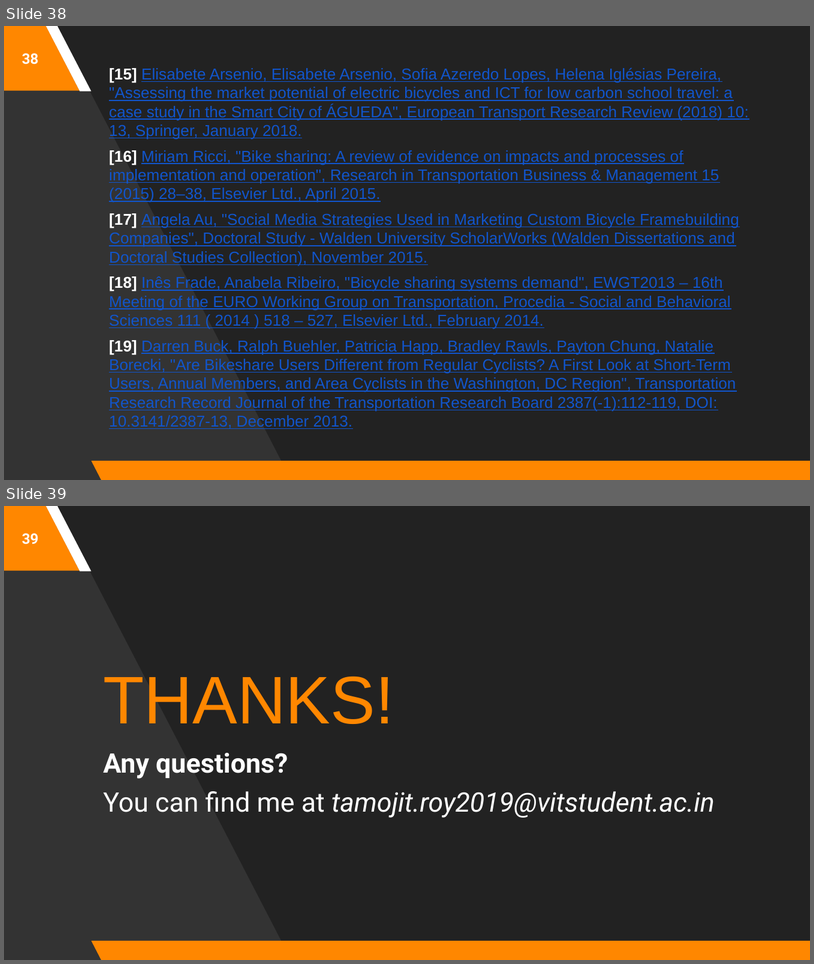
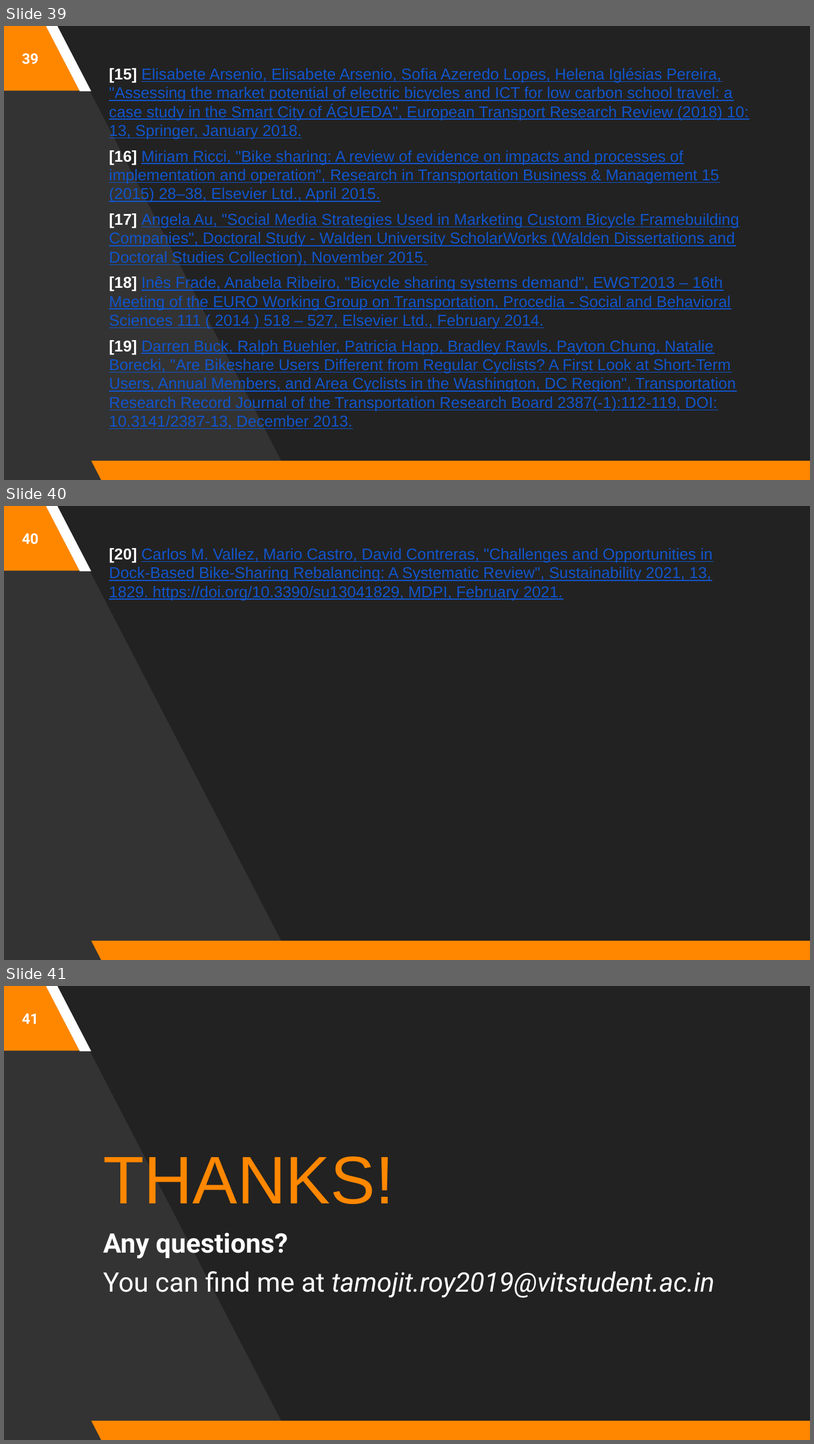
Before and after one commit to astrodestroyergithub/Divvy-Bike-Share, a slide deck: PPTS/19BCE1156_Tamojit_Roy_Capstone_Project_B.Tech_CSE_2019-23_Review-1.pptx. Shown one above the other, each under a label of ours: slides 38 and 39 before the commit, slides 39, 40 and 41 after it. The pictures are 814x964 and 814x1444 pixels, drawn with LibreOffice and Linux fonts; fonts in the diff are those of the drawing. Boxes give left, top, right and bottom in pixels: in the first picture for what was removed or moved away, otherwise in the second. Text is boxed around its words. In the diff, an @@ line names an element or a change of style, - is before the commit and + after.

```diff
--- a/PPTS/19BCE1156_Tamojit_Roy_Capstone_Project_B.Tech_CSE_2019-23_Review-1.pptx
+++ b/PPTS/19BCE1156_Tamojit_Roy_Capstone_Project_B.Tech_CSE_2019-23_Review-1.pptx
@@ slide 40 added at bbox=[4, 506, 810, 960], background #222222; not listed: 4 template elements that a slide beside it also shows @@
@@ page number added at bbox=[22, 533, 39, 544], 13 pt, text #FFFFFF, bold @@
+40
@@ text added at bbox=[109, 548, 713, 601], 14 pt, text #1155CC, underline @@
+[20] Carlos M. Vallez, Mario Castro, David Contreras, "Challenges and Opportunities in Dock-Based Bike-Sharing Rebalancing: A Systematic Review", Sustainability 2021, 13, 1829. https://doi.org/10.3390/su13041829, MDPI, February 2021.
@@ what was slide 38 is now slide 39 @@
@@ page number at bbox=[22, 53, 39, 64]: text changed @@
-38
+39
@@ what was slide 39 is now slide 41 @@
@@ page number at bbox=[22, 1013, 39, 1024]: text changed @@
-39
+41
```
Also in this commit, not shown: 6 slides changed, 1 other slide added, 1 other file.
